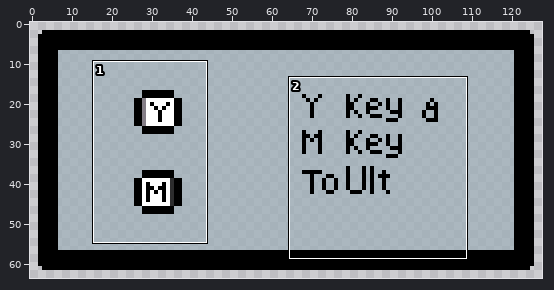
Two versions of one pixel-art file, OpenGlTest/Assets/TutorialText_Ult.aseprite. Above: a wide view before the commit, with the close-up outlined.
Close-up. Before the commit:
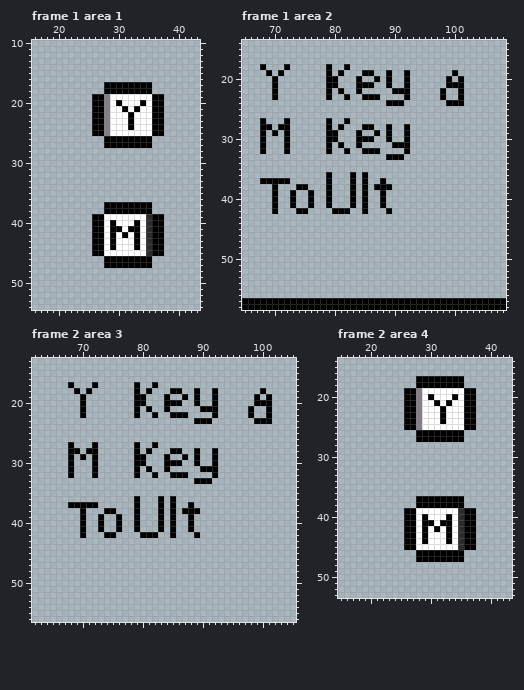
128x64 pixels, 4 frames. Colours within 5 levels of each other are drawn and written as one. Shown: frame 1 area 1: x 16..43, y 10..54; frame 1 area 2: x 65..108, y 14..58; frame 2 area 3: x 62..105, y 13..56; frame 2 area 4: x 15..43, y 14..53. The commit also changed other frames or places, which this record leaves out.
The result:
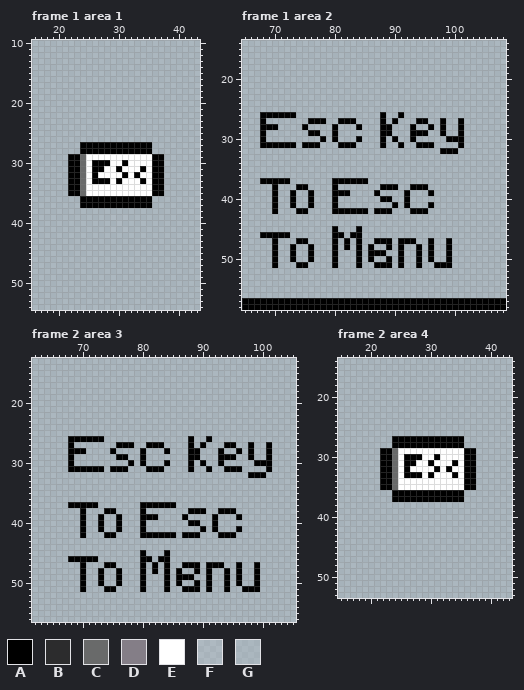
Palette (. is transparent): A #000000  B #2c2c2d  C #696a6a  D #847e87  E #ffffff  F #9badb79e  G #9badb7af
The edit:
Changed rows in their new state; - is an unchanged pixel.
Frame 1 area 1, layers "words", "outline and keys":
first column x 22:
17 ------GGGGGGGG--
18 ------GGGGGGGG--
19 ----GGGGGGGGGGGG
20 ----GGGGGGGGGGGG
21 ----GGGGGGGGGGGG
22 ----GGGGGGGGGGGG
23 ----GGGGGGGGGGGG
24 ----GGGGGGGGGGGG
25 ----GGGGGGGGGGGG
26 ------GGGGGGGG--
27 --AAAA----------
28 --AAAAAAAAAAAA--
29 AACEEEEEEEEEEEAA
30 AACEAAAEEAEEEEAA
31 AACEAAEEAEEEAEAA
32 AACEAEEEEAEAEEAA
33 AACEAAAEAEEEAEAA
34 AACEEEEEEEEEEEAA
35 AACEEEEEEEEEEEAA
36 --AAAAAAAAAAAA--
37 --AAAA----------
38 ------GGGGGGGG--
39 ----GGGFFFGGGGGG
40 ----GGGGFGGGGGGG
41 ----GGGFGFGGGGGG
42 ----GGGGGGGGGGGG
43 ----GGGGGGGGGGGG
44 ----GGGGGGGGGGGG
45 ----GGGGGGGGGGGG
46 ------GGGGGGGG--
47 ------GGGGGGGG--
Frame 1 area 2, layer "words":
first column x 68:
18 G---G------G--G-------------------
19 -G-G-------G-G---GG--G--G-------G-
20 --G--------GG---G--G-G--G------G-G
21 --G--------GG---GGG--G--G------GGG
22 --G--------G-G--G-----GGG-----G--G
23 --G--------G--G--GGG----G-----G--G
24 ---------------------GGG-------GGG
26 AAAAAA--------------A--A----------
27 ----G---AAAG-A-A----A-A---AA--A--A
28 --AGG--A---GAG--AGG-A---GA--A-A--A
29 --G-G---AA-G----G--GA---GAAA--A--A
30 ----G-----AG-----GG-AGA-GA-----AAA
31 -AAA-A-AAA-G--AAG---A-G-G-AAA----A
32 G---G------G--G--GGG----G-----AAA-
33 ---------------------GGG----------
36 -----------G---G-G----------------
37 -----------GAAA-A---G-------------
38 -----------GA--G-G-G--A--AAA------
39 -----------GAAAG-G-AG---A---A-----
40 -----------GA--G-G---A--A---------
41 -----------GA--G-G--G-A-A---A-----
42 ---------------AA--AA----AAA------
45 ------------A---A-----------------
46 AAAAA-------AA-AA-----------------
47 --A---AA----A-A-A--AAA-AAA--A--A--
48 --A--A--A---A-A-A-A--A-A--A-A--A--
49 --A--A--A---A---A-AAA--A--A-A--A--
50 --A--A--A---A---A-A--A-A--A-A--A--
51 --A---AA----A---A--AAA-A--A--AAA--
Frame 2 area 3, layer "words":
first column x 68:
17 G---G------G--G-------------------
18 -G-G-------G-G---GG--G--G-------G-
19 --G--------GG---G--G-G--G------G-G
20 --G--------GG---GGG--G--G------GGG
21 --G--------G-G--G-----GGG-----G--G
22 --G--------G--G--GGG----G-----G--G
23 ---------------------GGG-------GGG
26 AAAAAA--------------A--A----------
27 ----G---AAAG-A-A----A-A---AA--A--A
28 --AGG--A---GAG--AGG-A---GA--A-A--A
29 --G-G---AA-G----G--GA---GAAA--A--A
30 ----G-----AG-----GG-AGA-GA-----AAA
31 -AAA-A-AAA-G--AAG---A-G-G-AAA----A
32 G---G------G--G--GGG----G-----AAA-
33 ---------------------GGG----------
36 -----------G---G-G----------------
37 -----------GAAA-A---G-------------
38 -----------GA--G-G-G--A--AAA------
39 -----------GAAAG-G-AG---A---A-----
40 -----------GA--G-G---A--A---------
41 -----------GA--G-G--G-A-A---A-----
42 ---------------AA--AA----AAA------
45 ------------A---A-----------------
46 AAAAA-------AA-AA-----------------
47 --A---AA----A-A-A--AAA-AAA--A--A--
48 --A--A--A---A-A-A-A--A-A--A-A--A--
49 --A--A--A---A---A-AAA--A--A-A--A--
50 --A--A--A---A---A-A--A-A--A-A--A--
51 --A---AA----A---A--AAA-A--A--AAA--
Frame 2 area 4, layers "words", "outline and keys":
first column x 22:
17 ------GGGGGGGG--
18 ------GGGGGGGG--
19 ----GGGGGGGGGGGG
20 ----GGGGGGGGGGGG
21 ----GGGGGGGGGGGG
22 ----GGGGGGGGGGGG
23 ----GGGGGGGGGGGG
24 ----GGGGGGGGGGGG
25 ----GGGGGGGGGGGG
26 ------GGGGGGGG--
27 --AAAA----------
28 --AAAAAAAAAAAA--
29 AACEEEEEEEEEEEAA
30 AACEAAAEEAEEEEAA
31 AACEAAEEAEEEAEAA
32 AACEAEEEEAEAEEAA
33 AACEAAAEAEEEAEAA
34 AACEEEEEEEEEEEAA
35 AACEEEEEEEEEEEAA
36 --AAAAAAAAAAAA--
37 --AAAA----------
38 ------GGGGGGGG--
39 ----GGGGGGGGGGGG
40 ----GGGGGGGGGGGG
41 ----GGGGGGGGGGGG
42 ----GGGGGGGGGGGG
43 ----GGGGGGGGGGGG
44 ----GGGGGGGGGGGG
45 ----GGGGGGGGGGGG
46 ------GGGGGGGG--
47 ------GGGGGGGG--
Where, in picture pixels (left, top, right, bottom), the same in both close-ups:
changed: (68, 82, 164, 268)
changed: (260, 64, 464, 268)
changed: (68, 382, 272, 592)
changed: (380, 376, 476, 562)
